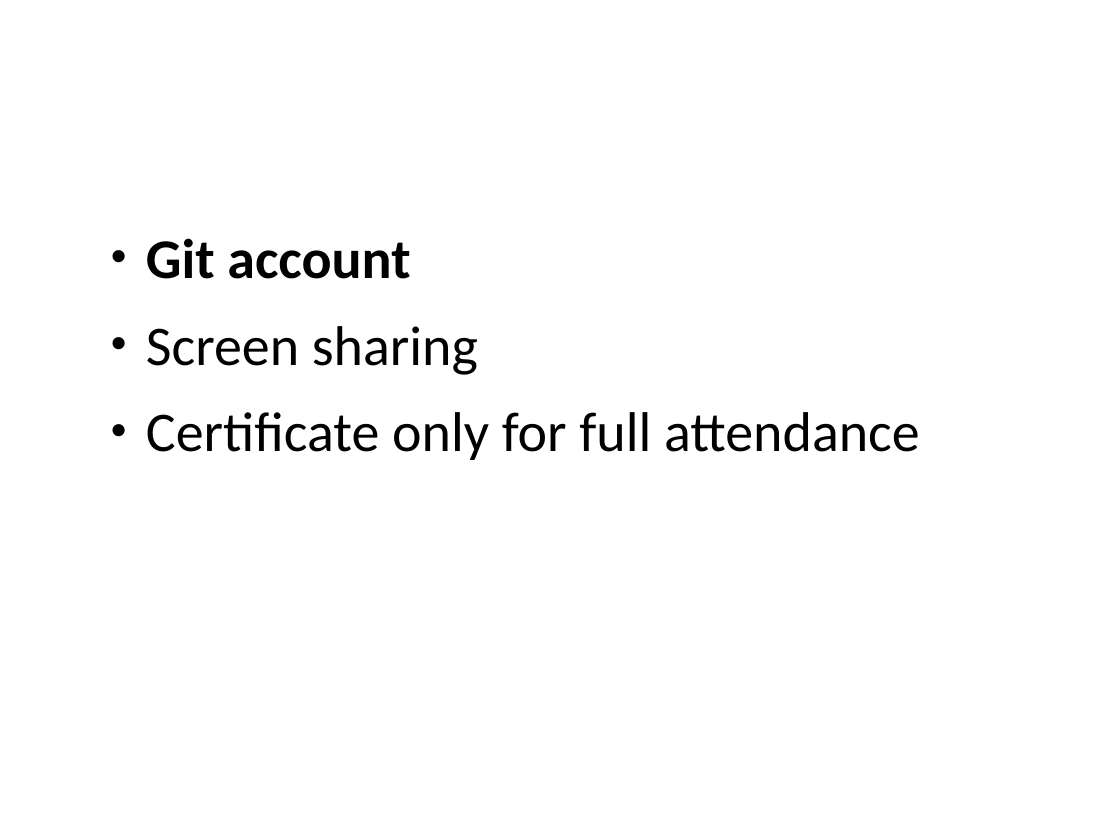
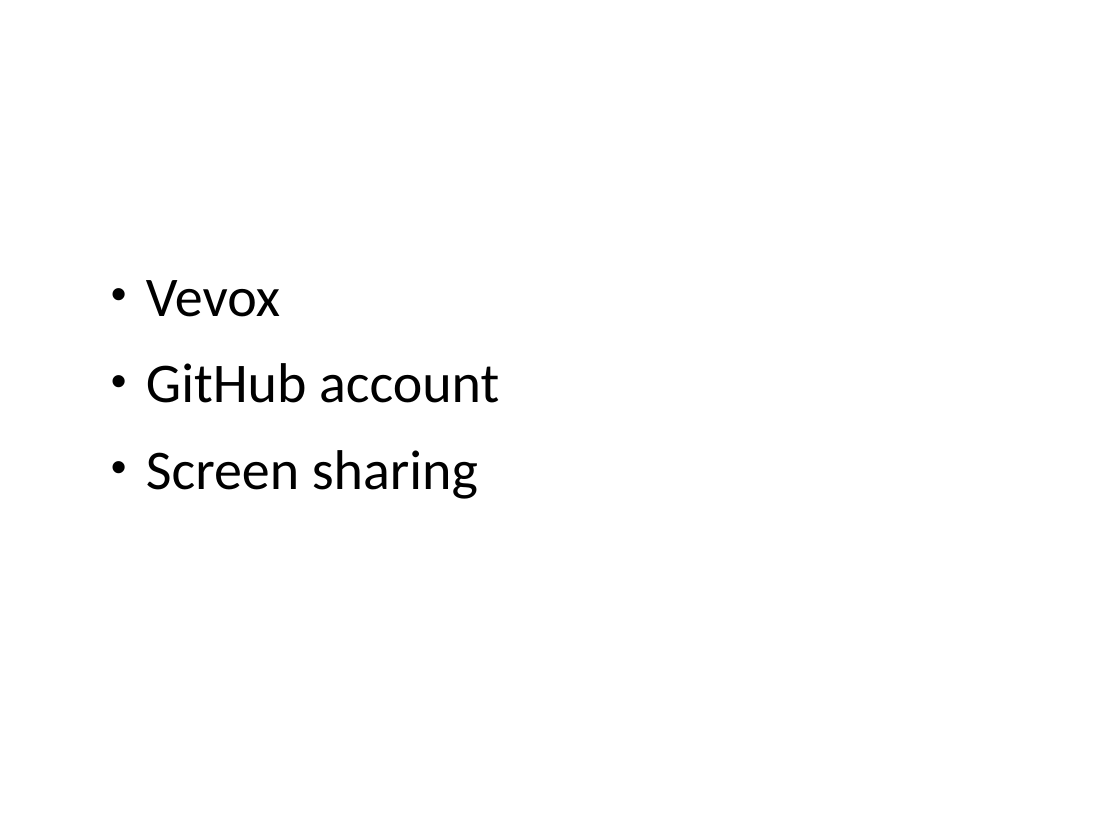
Before and after one commit to sraorao/MSD_R_course_TT2021, a slide deck: slide 2 of powerpoint files/Session1.pptx (slide 3 before the commit). Drawn at 1120x840 pixels with LibreOffice and Linux fonts; fonts in the diff are those of the drawing. Boxes give left, top, right and bottom in pixels: in the first picture for what was removed or moved away, otherwise in the second. Text is boxed around its words. In the diff, an @@ line names an element or a change of style, - is before the commit and + after.

```diff
--- a/powerpoint files/Session1.pptx
+++ b/powerpoint files/Session1.pptx
@@ text at (146,280,499,403): text changed; bold off @@
-• Git account
+• Vevox
+• GitHub account
@@ text at (146,412,920,460): paragraph removed @@
-• Certificate only for full attendance
```
Also in this commit, not shown: 2 other files.
